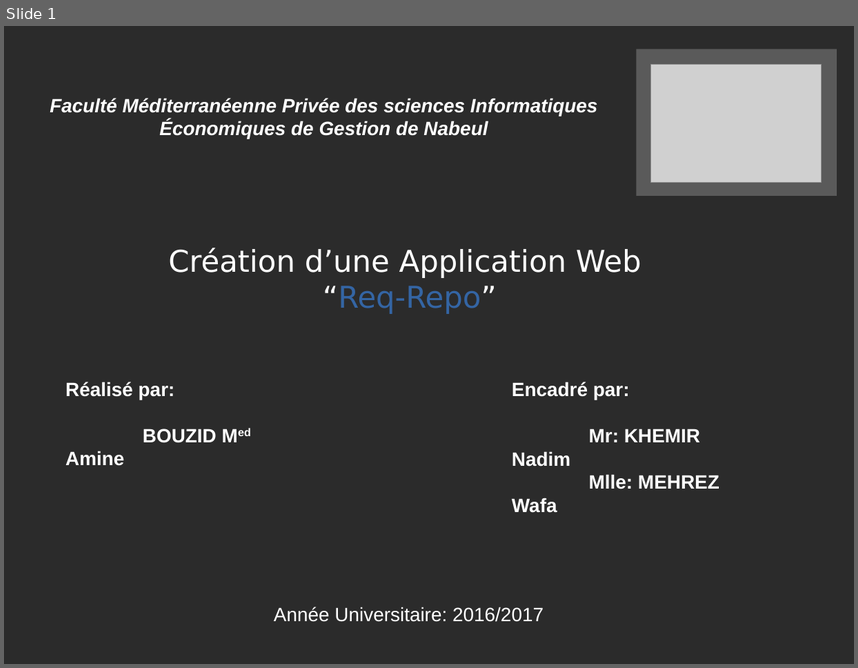
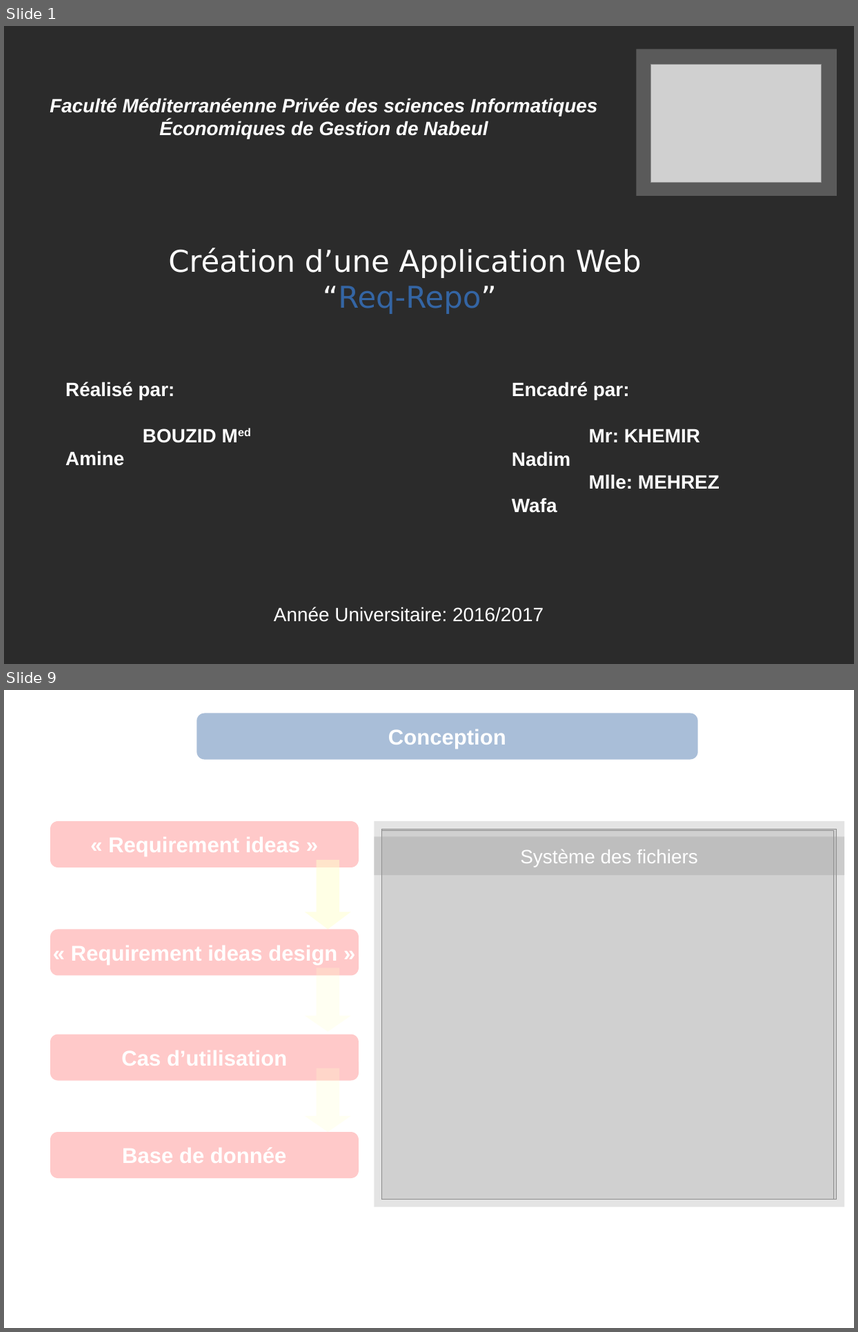
Before and after one commit to amine95bz/PFE, a slide deck: presentation.odp. Shown one above the other, each under a label of ours: slide 1 before the commit, slides 1 and 9 after it; the slides between them are not shown. The pictures are 858x668 and 858x1332 pixels, drawn with LibreOffice and Linux fonts; fonts in the diff are those of the drawing; grey boxes stand for pictures; background and template pictures are left out; a plain dark background stands for a picture behind light text. Boxes give left, top, right and bottom in pixels: in the first picture for what was removed or moved away, otherwise in the second. Text is boxed around its words. In the diff, an @@ line names an element or a change of style, - is before the commit and + after.

```diff
--- a/presentation.odp
+++ b/presentation.odp
@@ slide 9 added at box(4, 690, 854, 1328), background picture (left out) @@
@@ rounded rectangle added at box(197, 713, 698, 760), fill #3465A4 at 42% opacity, 20 pt, text #FFFFFF, bold @@
+Conception
@@ rounded rectangle added at box(50, 821, 359, 867), fill #FF8080 at 42% opacity, 20 pt, text #FFFFFF, bold @@
+« Requirement ideas »
@@ rectangle added at box(375, 821, 845, 1207), fill #B2B2B2 at 34% opacity @@
@@ picture added at box(382, 829, 837, 1199) @@
@@ picture added at box(382, 830, 834, 1199) @@
@@ rectangle added at box(375, 836, 845, 875), fill #999999 at 32% opacity, 18 pt, text #FFFFFF @@
+Système des fichiers
@@ down arrow added at box(305, 860, 351, 929), fill #FFFFCC at 50% opacity @@
@@ rounded rectangle added at box(50, 929, 359, 976), fill #FF8080 at 42% opacity, 20 pt, text #FFFFFF, bold @@
+« Requirement ideas design »
@@ down arrow added at box(305, 967, 351, 1032), fill #FFFFCC at 25% opacity @@
@@ rounded rectangle added at box(50, 1034, 359, 1081), fill #FF8080 at 42% opacity, 20 pt, text #FFFFFF, bold @@
+Cas d’utilisation
@@ down arrow added at box(305, 1068, 351, 1132), fill #FFFFCC at 25% opacity @@
@@ rounded rectangle added at box(50, 1132, 359, 1179), fill #FF8080 at 42% opacity, 20 pt, text #FFFFFF, bold @@
+Base de donnée
```
Also in this commit, not shown: 9 other slides added, 2 other files.
